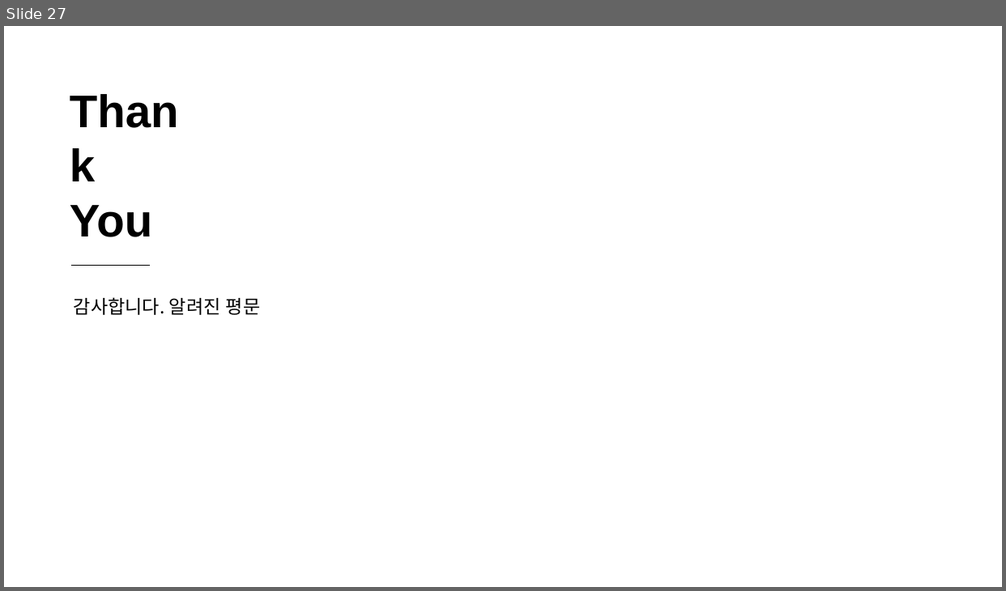
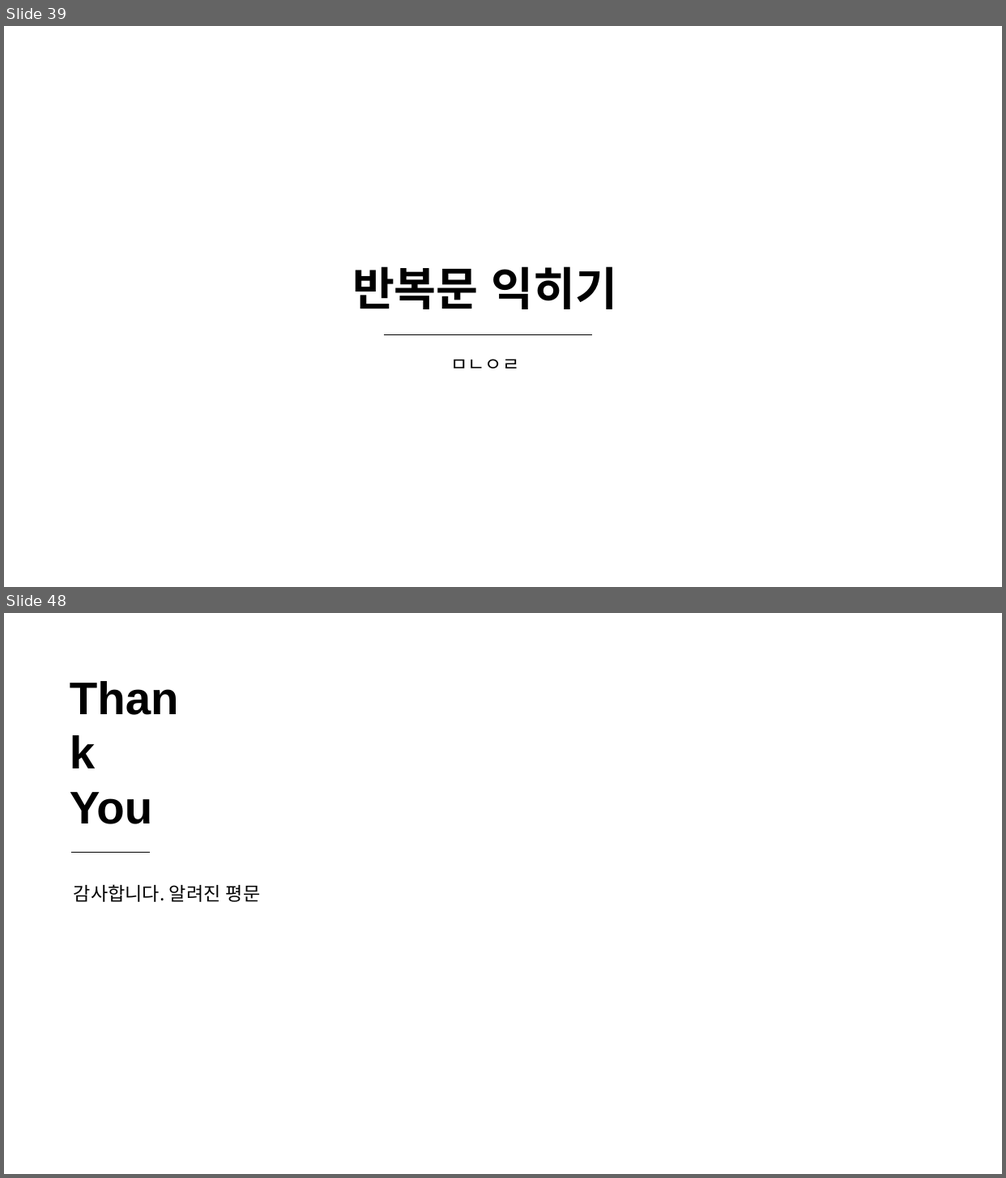
Before and after one commit to sky7th/Kodular, a slide deck: Kodular 기초.pptx. Shown one above the other, each under a label of ours: slide 27 before the commit, slides 39 and 48 after it; the slides between them are not shown. The pictures are 1006x591 and 1006x1178 pixels, drawn with LibreOffice and Linux fonts; fonts in the diff are those of the drawing. Boxes give left, top, right and bottom in pixels: in the first picture for what was removed or moved away, otherwise in the second. Text is boxed around its words. In the diff, an @@ line names an element or a change of style, - is before the commit and + after.

```diff
--- a/Kodular 기초.pptx
+++ b/Kodular 기초.pptx
@@ slide 39 added at (4,26,1002,587), background #FFFFFF @@
@@ text added at (352,267,618,310), 44 pt, text #000000, bold @@
+반복문 익히기
@@ line added from (384, 335) to (592, 335), #000000 0.5 pt @@
@@ text added at (450,359,519,369), 18 pt, text #000000 @@
+ㅁㄴㅇㄹ
@@ what was slide 27 is now slide 48 @@
```
Also in this commit, not shown: 20 other slides added, 6 other files.
